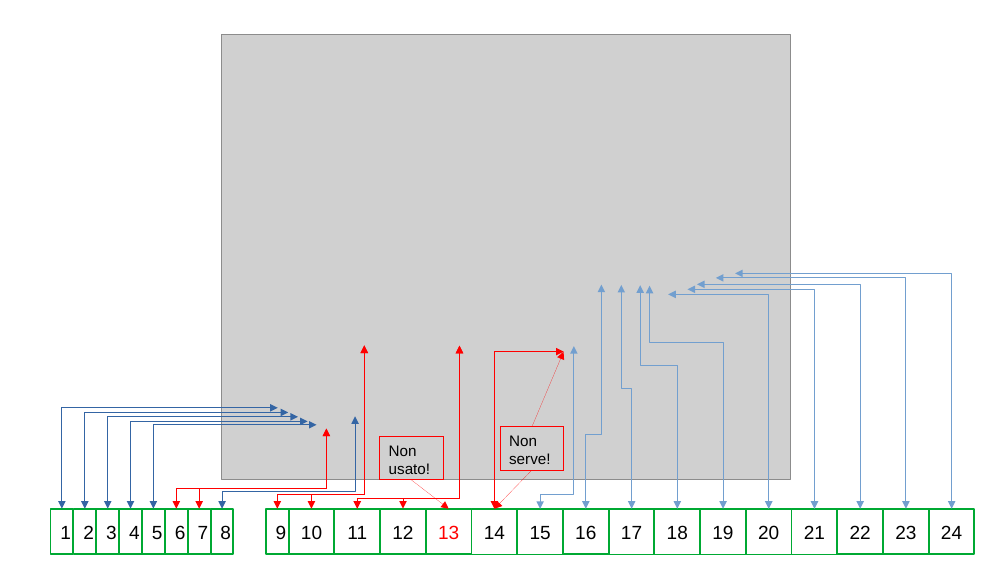
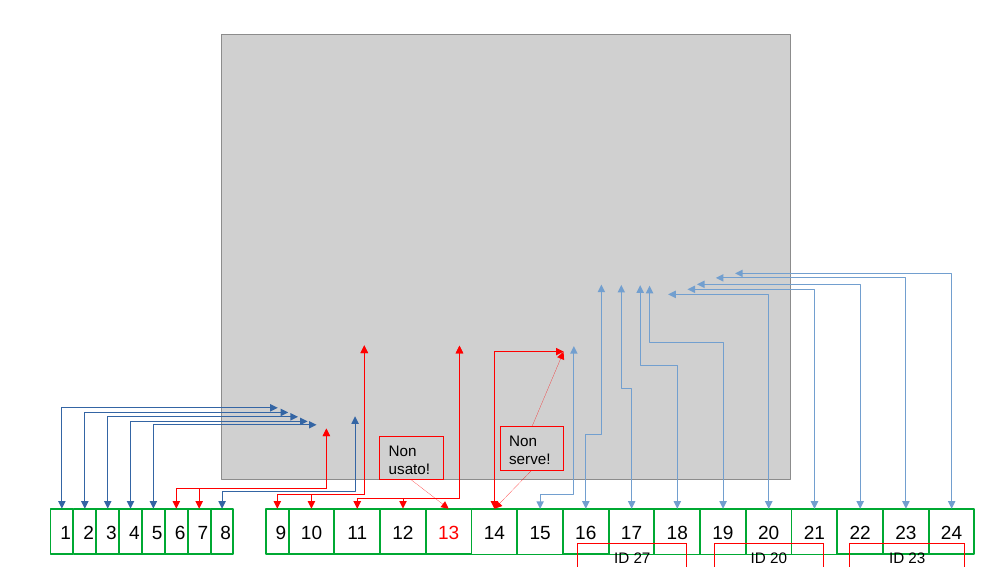
Before and after one commit to marco-conciatori-public/test_telegraph_ui, a slide deck: slide 1 of physical_connections_to_interface.odp. Drawn at 1008x567 pixels with LibreOffice and Linux fonts; fonts in the diff are those of the drawing; grey boxes stand for pictures. Boxes give left, top, right and bottom in pixels: in the first picture for what was removed or moved away, otherwise in the second. Text is boxed around its words. In the diff, an @@ line names an element or a change of style, - is before the commit and + after.

Commit message:
updated connection chart

```diff
--- a/physical_connections_to_interface.odp
+++ b/physical_connections_to_interface.odp
@@ rectangle added at [578, 543, 687, 567], outline #FF0000 0 pt, 12 pt, text #000000 @@
+ID 27
@@ rectangle added at [714, 544, 823, 567], outline #FF0000 0 pt, 12 pt, text #000000 @@
+ID 20
@@ rectangle added at [850, 544, 965, 567], outline #FF0000 0 pt, 12 pt, text #000000 @@
+ID 23
```
